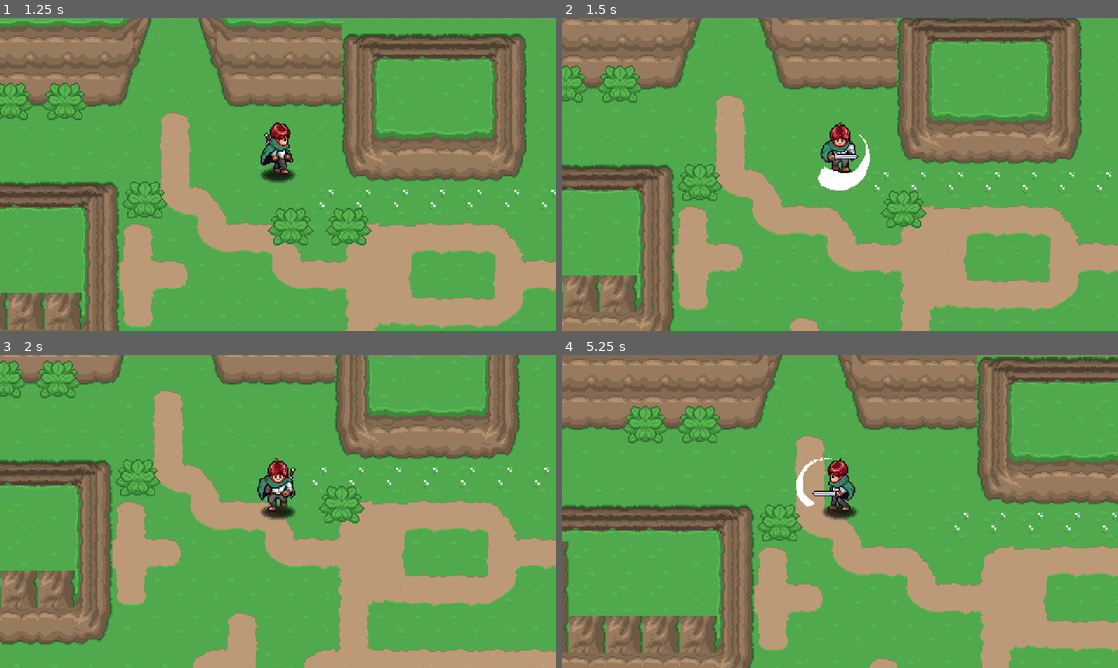
Above: before the commit, frames 1-4 (two rows, left to right).
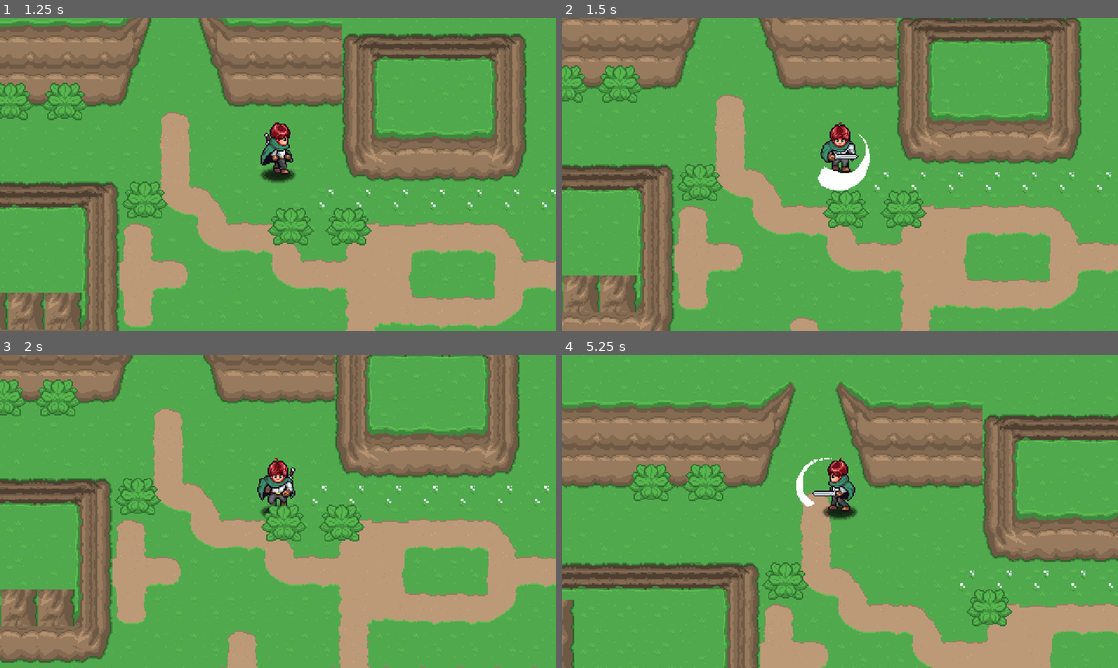
Above: after the commit, the same moments.

Repository: wangwenhao/aarpg
Game: Godot game, scene res://playground.tscn
Two runs of this game, one before a commit and one after it. Both use one fixed random seed, a clock stepped at 60 frames per second and the inputs below.
Inputs:
- Up to frame 1 (1.25 s): tap Enter at 0.5 s; hold D (right) from 0.53 s (still down); hold J (attack) from 0.53 s (still down)
- Up to frame 2 (1.5 s): release D (right) at 1.28 s; release J (attack) at 1.28 s; hold S (down) from 1.28 s (still down); tap J (attack) at 1.35 s
- Up to frame 3 (2 s): keep holding S (down)
- Up to frame 4 (5.25 s): release S (down) at 2.03 s; hold D (right) 2.03-2.78 s; hold J (attack) 2.03-2.78 s; hold W (up) 2.78-3.53 s; tap J (attack) at 2.85, 4.35 s; hold J (attack) 3.53-4.28 s; hold A (left) 3.53-5.03 s; hold S (down) from 5.03 s (still down); hold J (attack) from 5.03 s (still down)

Frame 1 is identical in both runs. In frame 2, 0.3% of the frame differs, in the area x 46-56%, y 55-68%; in frame 3, 32%; in frame 4, 63%, in the area x 0-100%, y 0-100%.

Commit message:
优化hurtbox

Diff:
--- a/Player/Scripts/state_attack.gd
+++ b/Player/Scripts/state_attack.gd
@@ -6,7 +6,7 @@
 var attacking: bool = false  # 标记当前是否处于攻击阶段
 @onready var attack_animation_player: AnimationPlayer = $"../../Sprite2D/AttackEffectSprite/AttackAnimationPlayer"  # 延迟获取攻击动画的 AnimationPlayer 节点引用
 @onready var audio: AudioStreamPlayer2D = $"../../Audio/AudioStreamPlayer2D"  # 延迟获取音频播放器节点引用
-@onready var hurt_box: HurtBox = $"../../Interactions/HurtBox"  # 延迟获取 HurtBox（伤害判定盒）节点引用
+@onready var attack_hurt_box: HurtBox = %AttackHurtBox
 
 # 当节点第一次进入场景树时调用（初始化入口），当前未在此实现额外逻辑
 func _ready() -> void:
@@ -24,13 +24,13 @@
 	attacking = true  # 标记为处于攻击中
 
 	await get_tree().create_timer(0.075).timeout  # 等待短时间（等待攻击生效/判定时机）
-	hurt_box.monitoring = true  # 启用 HurtBox 的监测以开始造成伤害
+	attack_hurt_box.monitoring = true  # 启用 HurtBox 的监测以开始造成伤害
 
 
 func exit() -> void:
 	player.animation_player.animation_finished.disconnect(end_attack)  # 断开动画结束信号连接，防止重复触发
 	attacking = false  # 清除攻击标志
-	hurt_box.monitoring = false  # 关闭 HurtBox 监测，停止造成伤害
+	attack_hurt_box.monitoring = false  # 关闭 HurtBox 监测，停止造成伤害
 	pass  # 保留占位，便于未来添加退出逻辑
 
 func process(delta: float) -> State:
--- a/Player/player.tscn
+++ b/Player/player.tscn
@@ -223,7 +223,7 @@
 }
 
 [sub_resource type="Animation" id="Animation_lfmf2"]
-resource_name = "on_attack"
+resource_name = "no_attack"
 length = 0.3
 step = 0.1
 tracks/0/type = "value"
@@ -245,8 +245,11 @@
 &"attack_down": SubResource("Animation_5htga"),
 &"attack_side": SubResource("Animation_dkpta"),
 &"attack_up": SubResource("Animation_gu6f8"),
-&"on_attack": SubResource("Animation_lfmf2")
-}
+&"no_attack": SubResource("Animation_lfmf2")
+}
+
+[sub_resource type="CircleShape2D" id="CircleShape2D_apopc"]
+radius = 20.0
 
 [sub_resource type="CircleShape2D" id="CircleShape2D_edjgo"]
 
@@ -281,6 +284,18 @@
 "update": 0,
 "values": [21, 23]
 }
+tracks/1/type = "value"
+tracks/1/imported = false
+tracks/1/enabled = true
+tracks/1/path = NodePath("Sprite2D/AttackHurtBox:position")
+tracks/1/interp = 1
+tracks/1/loop_wrap = true
+tracks/1/keys = {
+"times": PackedFloat32Array(0, 0.2),
+"transitions": PackedFloat32Array(1, 1),
+"update": 0,
+"values": [Vector2(15, -9), Vector2(0, 17)]
+}
 
 [sub_resource type="Animation" id="Animation_x3vf3"]
 resource_name = "attack_side"
@@ -298,6 +313,18 @@
 "update": 0,
 "values": [27, 29]
 }
+tracks/1/type = "value"
+tracks/1/imported = false
+tracks/1/enabled = true
+tracks/1/path = NodePath("Sprite2D/AttackHurtBox:position")
+tracks/1/interp = 1
+tracks/1/loop_wrap = true
+tracks/1/keys = {
+"times": PackedFloat32Array(0, 0.2),
+"transitions": PackedFloat32Array(1, 1),
+"update": 0,
+"values": [Vector2(11, -11), Vector2(17, 0)]
+}
 
 [sub_resource type="Animation" id="Animation_00tjw"]
 resource_name = "attack_up"
@@ -314,6 +341,18 @@
 "transitions": PackedFloat32Array(1, 1),
 "update": 0,
 "values": [24, 26]
+}
+tracks/1/type = "value"
+tracks/1/imported = false
+tracks/1/enabled = true
+tracks/1/path = NodePath("Sprite2D/AttackHurtBox:position")
+tracks/1/interp = 1
+tracks/1/loop_wrap = true
+tracks/1/keys = {
+"times": PackedFloat32Array(0, 0.2),
+"transitions": PackedFloat32Array(1, 1),
+"update": 0,
+"values": [Vector2(16, -14), Vector2(0, -17)]
 }
 
 [sub_resource type="Animation" id="Animation_4ntmi"]
@@ -438,9 +477,6 @@
 &"walk_up": SubResource("Animation_vtle1")
 }
 
-[sub_resource type="CircleShape2D" id="CircleShape2D_apopc"]
-radius = 20.0
-
 [node name="Player" type="CharacterBody2D"]
 motion_mode = 1
 wall_min_slide_angle = 0.17453292
@@ -467,7 +503,17 @@
 libraries = {
 &"": SubResource("AnimationLibrary_p5o4e")
 }
-autoplay = "on_attack"
+autoplay = "no_attack"
+
+[node name="AttackHurtBox" parent="Sprite2D" instance=ExtResource("10_x3vf3")]
+unique_name_in_owner = true
+collision_mask = 256
+monitoring = false
+metadata/_edit_group_ = true
+
+[node name="CollisionShape2D" type="CollisionShape2D" parent="Sprite2D/AttackHurtBox"]
+shape = SubResource("CircleShape2D_apopc")
+debug_color = Color(1, 0.37102127, 0.30928105, 0.41960785)
 
 [node name="CollisionShape2D" type="CollisionShape2D" parent="."]
 shape = SubResource("CircleShape2D_edjgo")
@@ -502,12 +548,3 @@
 
 [node name="Interactions" type="Node2D" parent="."]
 script = ExtResource("10_apopc")
-
-[node name="HurtBox" parent="Interactions" instance=ExtResource("10_x3vf3")]
-position = Vector2(0, 16)
-collision_mask = 256
-monitoring = false
-
-[node name="CollisionShape2D" type="CollisionShape2D" parent="Interactions/HurtBox"]
-shape = SubResource("CircleShape2D_apopc")
-debug_color = Color(1, 0.37102127, 0.30928105, 0.41960785)
